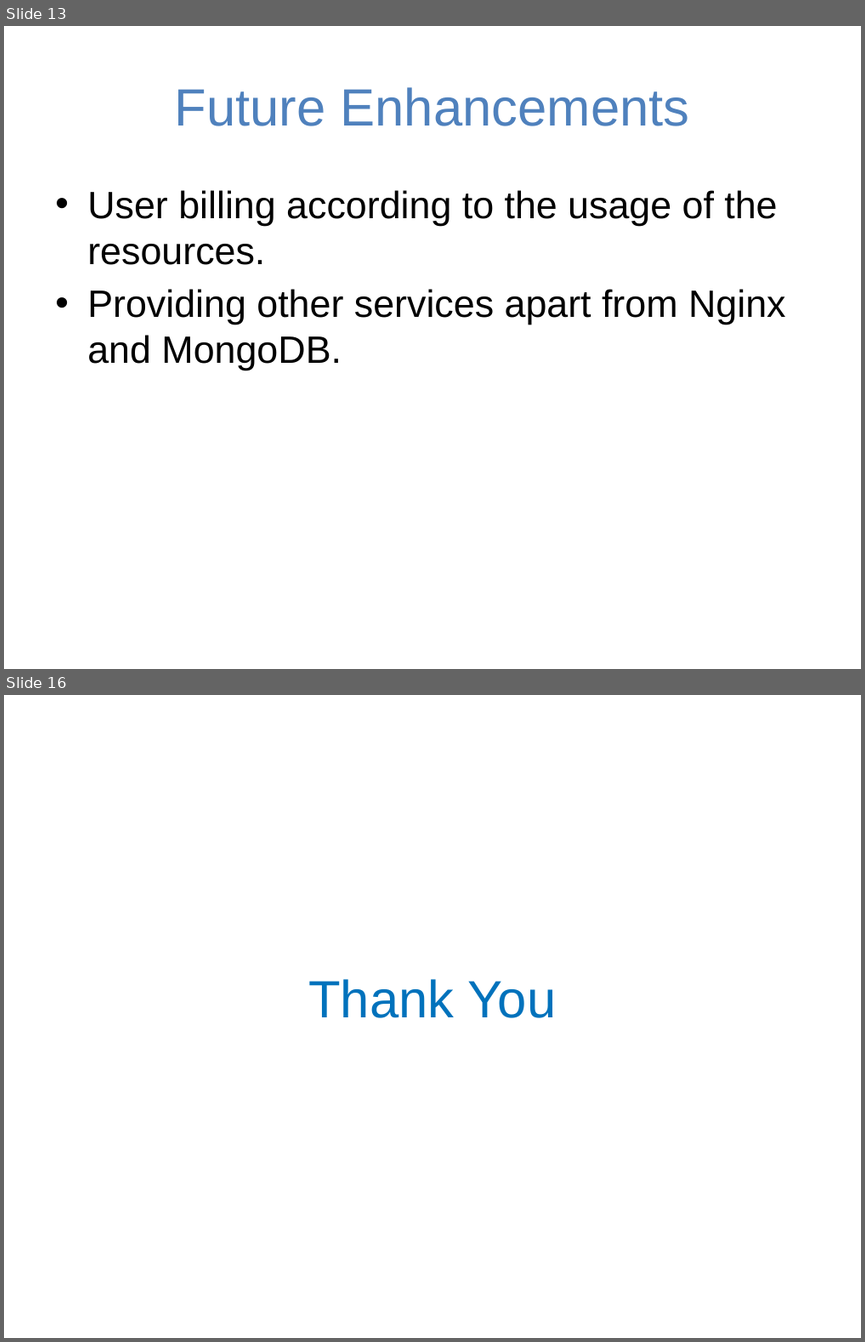
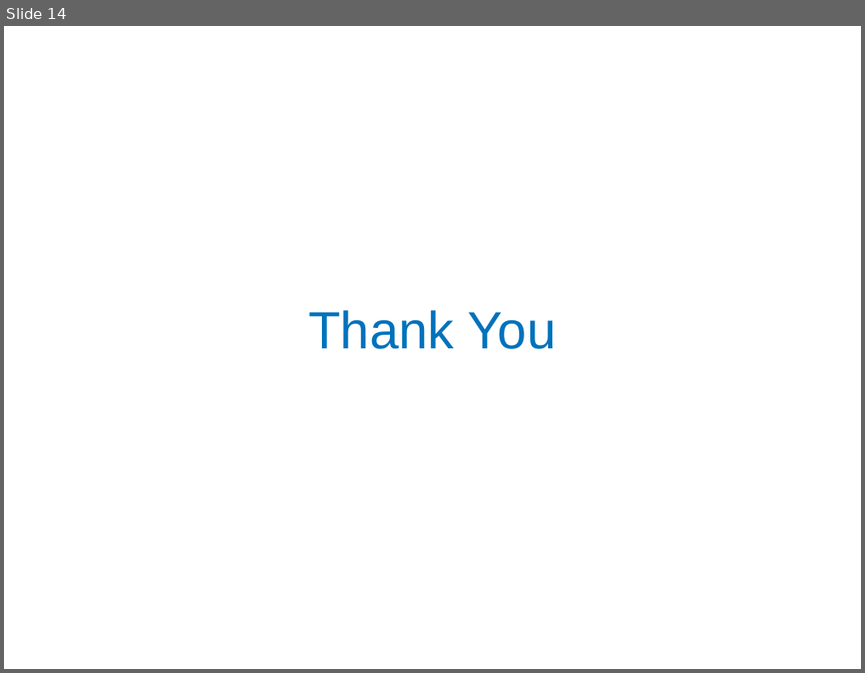
Before and after one commit to rahuldhar123/2019-Fall-CC-Team-5-Building-a-private-cloud, a slide deck: Presentations/Cloud_Computing Project Mid-Progress.pptx. Shown one above the other, each under a label of ours: slides 13 and 16 before the commit, slide 14 after it; the slides between them are not shown. The pictures are 865x1342 and 865x673 pixels, drawn with LibreOffice and Linux fonts; fonts in the diff are those of the drawing; background and template pictures are left out. Boxes give left, top, right and bottom in pixels: in the first picture for what was removed or moved away, otherwise in the second. Text is boxed around its words. In the diff, an @@ line names an element or a change of style, - is before the commit and + after.

```diff
--- a/Presentations/Cloud_Computing Project Mid-Progress.pptx
+++ b/Presentations/Cloud_Computing Project Mid-Progress.pptx
@@ slide 13 removed at (4,26,861,669), background picture (left out) @@
@@ title removed at (175,87,690,126) @@
-Future Enhancements
@@ text removed at (87,190,786,370) @@
-• User billing according to the usage of the resources.
-• Providing other services apart from Nginx and MongoDB.
@@ what was slide 16 is now slide 14 @@
```
Also in this commit, not shown: 2 slides changed, 4 slides added, 5 other slides removed.
